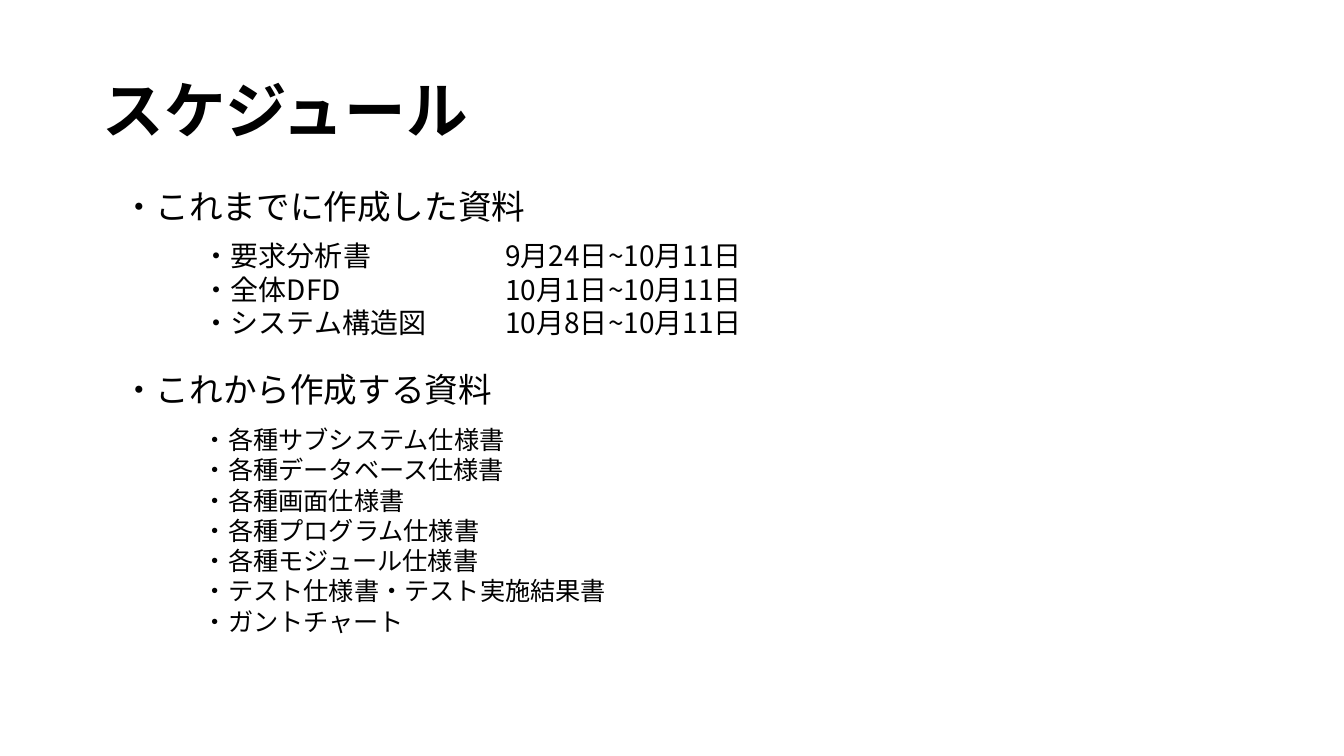
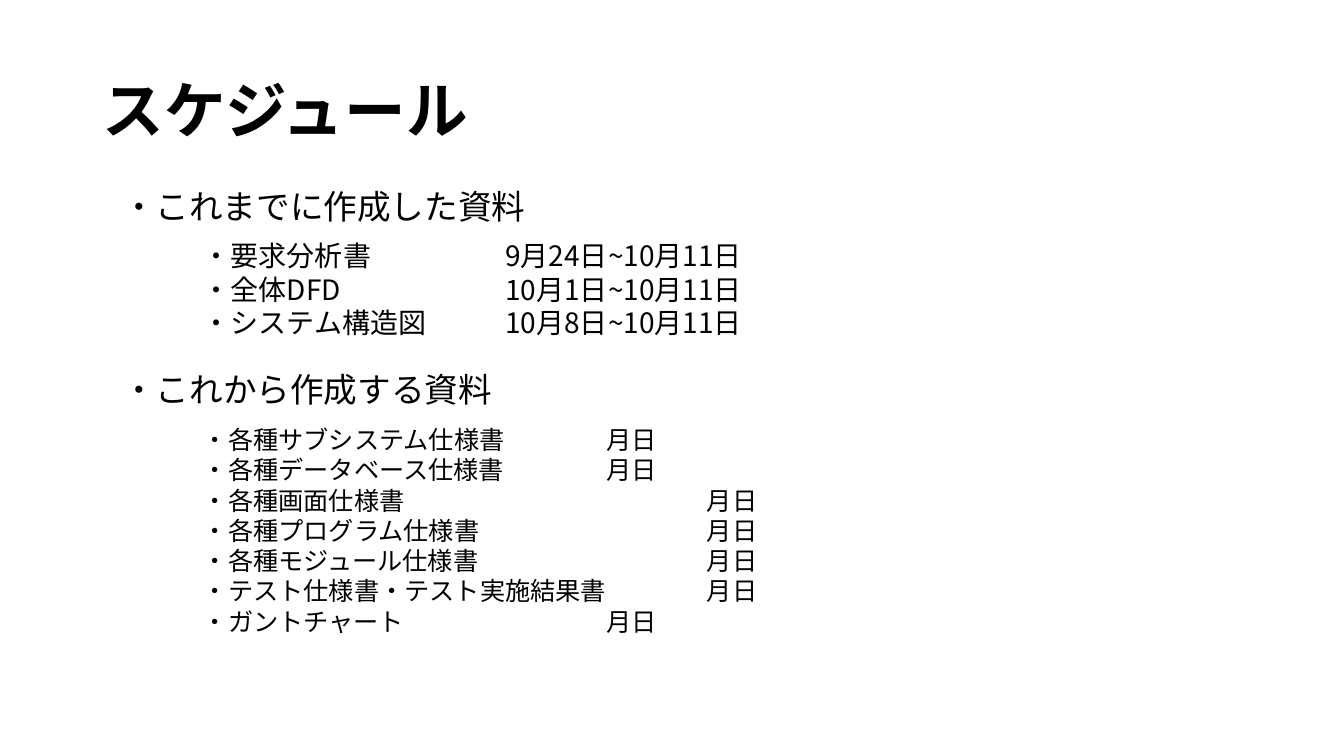
Before and after one commit to Yamanin3/system-devel, a slide deck: slide 7 of 企画発表プレゼンテーション.pptx (slide 6 before the commit). Drawn at 1344x756 pixels with LibreOffice and Linux fonts; fonts in the diff are those of the drawing; background and template pictures are left out. Boxes give left, top, right and bottom in pixels: in the first picture for what was removed or moved away, otherwise in the second. Text is boxed around its words. In the diff, an @@ line names an element or a change of style, - is before the commit and + after.

```diff
--- a/企画発表プレゼンテーション.pptx
+++ b/企画発表プレゼンテーション.pptx
@@ text at (203, 427, 656, 633): text changed @@
-・各種サブシステム仕様書
-・各種データベース仕様書
-・各種画面仕様書
-・各種プログラム仕様書
-・各種モジュール仕様書
-・テスト仕様書・テスト実施結果書
-・ガントチャート
+・各種サブシステム仕様書 月日
+・各種データベース仕様書 月日
+・各種画面仕様書 月日
+・各種プログラム仕様書 月日
+・各種モジュール仕様書 月日
+・テスト仕様書・テスト実施結果書 月日
+・ガントチャート 月日
```
Also in this commit, not shown: 1 other slide changed, 1 slide added.
